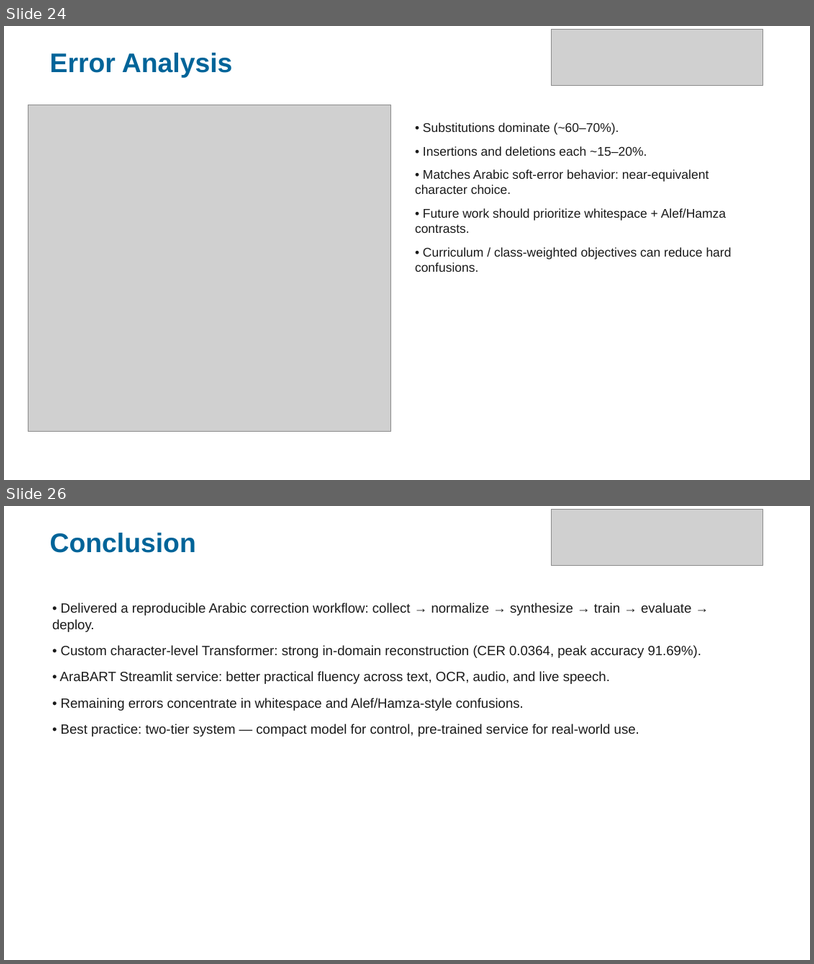
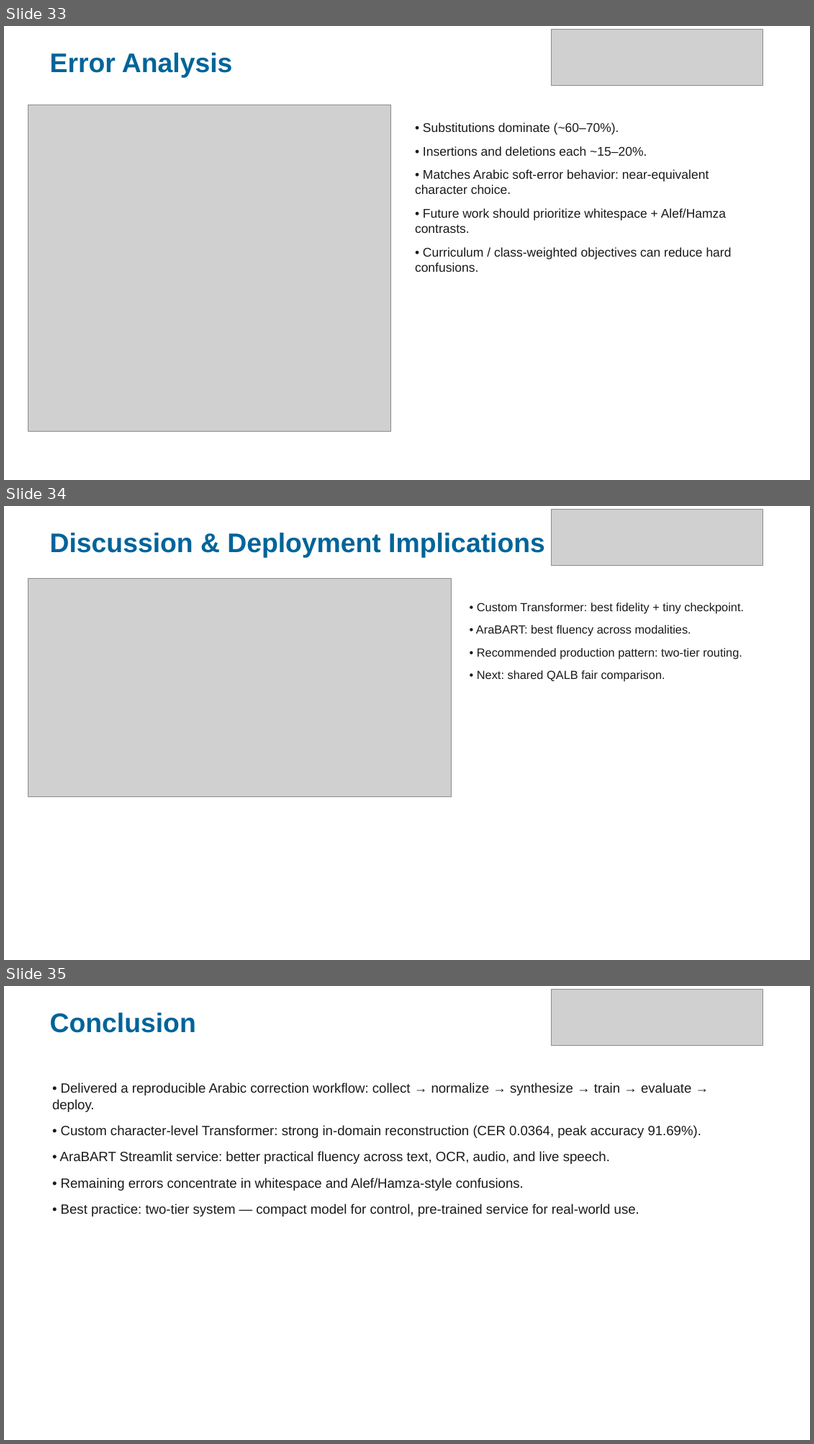
Before and after one commit to MON3EMPASHA/Arabic-Noisy-Text-Correction-using-Transformers---NLP-, a slide deck: Paper Discussion/Arabic_Text_Correction_Presentation.pptx. Shown one above the other, each under a label of ours: slides 24 and 26 before the commit, slides 33, 34 and 35 after it; the slides between them are not shown. The pictures are 814x964 and 814x1444 pixels, drawn with LibreOffice and Linux fonts; fonts in the diff are those of the drawing; grey boxes stand for pictures. Boxes give left, top, right and bottom in pixels: in the first picture for what was removed or moved away, otherwise in the second. Text is boxed around its words. In the diff, an @@ line names an element or a change of style, - is before the commit and + after.

Commit message:
Add script to generate additional presentation visuals for related work and results
- Implemented functions to create various visualizations including timelines, comparison charts, research gaps, and evaluation protocols.
- Utilized matplotlib for plotting and saving figures in PNG format.
- Created a structured approach to visually represent the evolution of Arabic text correction research and the contributions of this work.

```diff
--- a/Paper Discussion/Arabic_Text_Correction_Presentation.pptx
+++ b/Paper Discussion/Arabic_Text_Correction_Presentation.pptx
@@ slide 34 added at [4,506,810,960], background #FFFFFF @@
@@ picture added at [551,509,763,565] @@
@@ text added at [50,533,545,558], 32 pt, text #006499, bold @@
+Discussion & Deployment Implications
@@ picture added at [28,579,452,797] @@
@@ text added at [476,602,744,682], 14 pt, text #1A1A1A @@
+• Custom Transformer: best fidelity + tiny checkpoint.
+• AraBART: best fluency across modalities.
+• Recommended production pattern: two-tier routing.
+• Next: shared QALB fair comparison.
@@ what was slide 24 is now slide 33 @@
@@ what was slide 26 is now slide 35 @@
```
Also in this commit, not shown: 6 slides changed, 11 other slides added, 3 slides removed, 13 other files.
